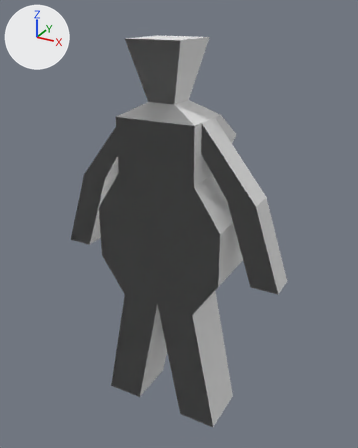
The OBJ model player/models/player.obj as it was, and as the next commit left it.
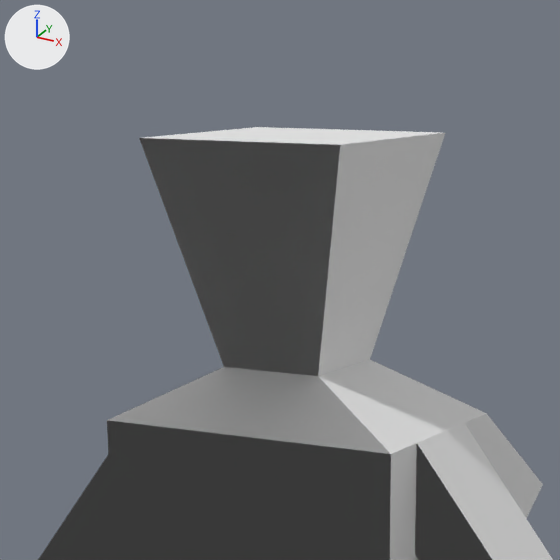
Each version appears first whole from a 50 mm camera at (4.25, -7.88, 3.96) aimed at (-0.16, 0.14, -0.04), and next in a close-up on the part from 24% to 67% of the width and 0% to 35% of the height. Lighting does not change. The marker at upper left points along +X, +Y and +Z. Where no turn or scale is listed for an object, it has been applied to the vertices.

Names of what the first close-up shows: 'player'.
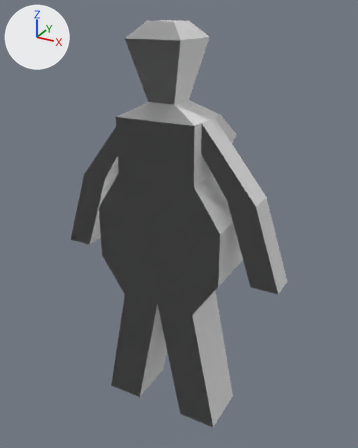
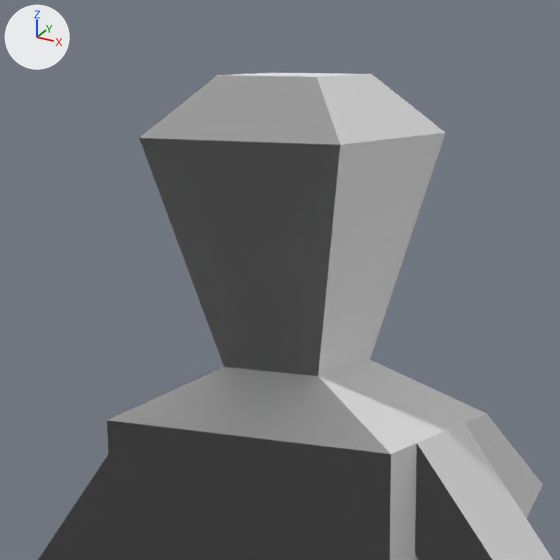
Location of each change, (x1, y1, x2, y2) in pixels of the close-ups (560 x 560 px):
'player', reshaped
    before: (38, 127, 553, 560)
    after: (38, 73, 553, 560)
part 1 of me_player, built on
    before: (144, 127, 441, 145)
    after: (140, 73, 445, 145)

What changed in the scene script:
```text
Change me_player:
    where me_player.from_pydata(...)  # 96 vertices, 79 faces; spans x -2.25..2.25, y -1.0..1.5, z -3.75..3.5
    used by ob_player; location = (0.0, 0.0, 0.0)
    verts and faces of me_player; kept vertices keep their numbers, new ones are numbered from 96
    before: 72 (0.5, -1.0, 3.5) at pixel (340, 144), 73 (-0.5, -1.0, 3.5) at pixel (139, 137), 74 (-0.5, 0.0, 3.5) at pixel (257, 127), 75 (0.5, 0.0, 3.5) at pixel (445, 132)
    me_player part 1
    add delete_faces([(72, 75, 74, 73)])
    add verts[96] = (0.25, -0.75, 3.75)  # pixel (316, 76)
    add verts[97] = (-0.25, -0.75, 3.75)  # pixel (216, 75)
    add verts[98] = (-0.25, -0.25, 3.75)  # pixel (275, 72)
    add verts[99] = (0.25, -0.25, 3.75)  # pixel (371, 73)
    add faces += [(72, 96, 97, 73), (73, 97, 98, 74), (74, 98, 99, 75), (72, 75, 99, 96), (96, 99, 98, 97)]
```
